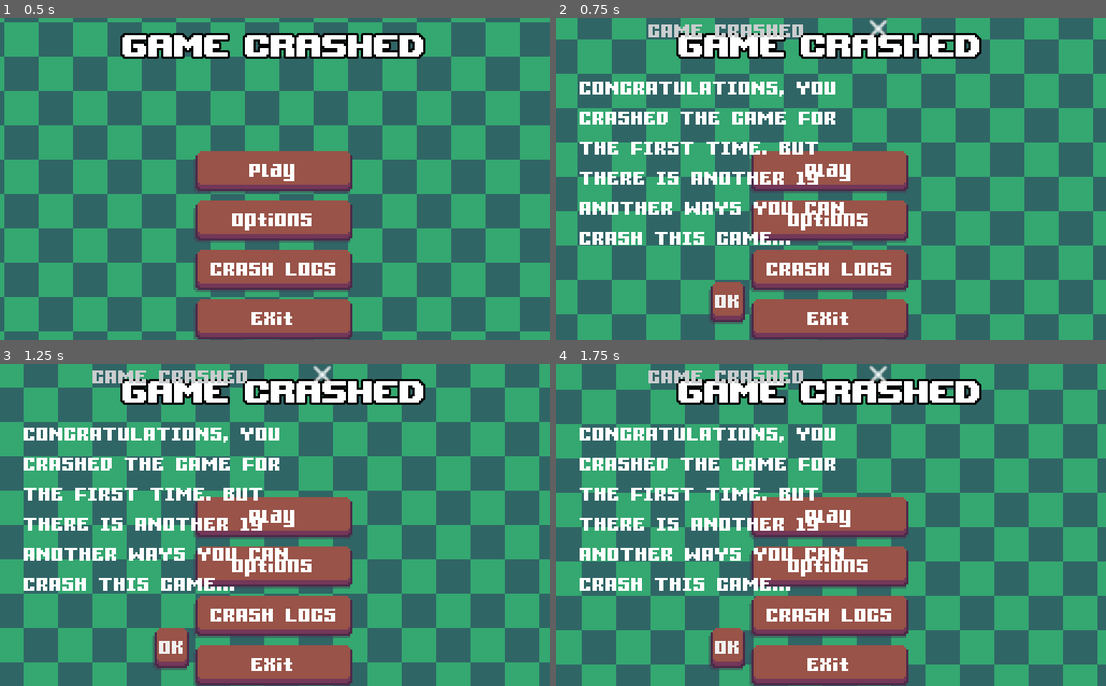
Above: before the commit, frames 1-4 (two rows, left to right).
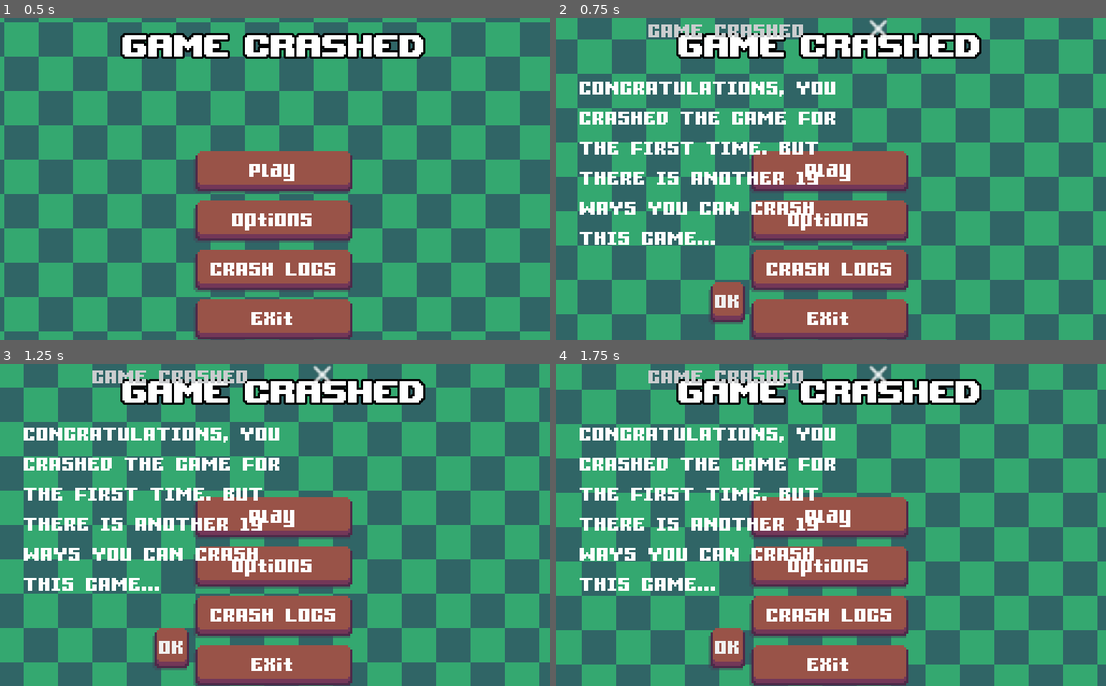
Above: after the commit, the same moments.

Repository: JosefAmbruz/Game-Crashed
Game: Godot game, scene res://src/levels/Main.tscn
Two runs of this game, one before a commit and one after it. Both use one fixed random seed, a clock stepped at 60 frames per second and the inputs below.
Inputs:
- Up to frame 1 (0.5 s): no input
- Up to frame 2 (0.75 s): click "Play" at 0.5 s
- Up to frame 3 (1.25 s): no input
- Up to frame 4 (1.75 s): click "Play" at 1.25 s

Frame 1 is identical in both runs. In frame 2, 1.8% of the frame differs, in the area x 4-53%, y 57-71%; in frame 3, 1.8%; in frame 4, 1.8%.

Commit message:
sound fx implemented etc.

Diff:
--- a/project.godot
+++ b/project.godot
@@ -23,6 +23,8 @@
 [autoload]
 
 GameCrashes="*res://src/levels/game_crashes.gd"
+SfxPlayer="*res://src/levels/SfxPlayer.tscn"
+GameCondition="*res://src/levels/global_checker.gd"
 
 [display]
 
--- a/src/levels/Main.gd
+++ b/src/levels/Main.gd
@@ -1,11 +1,5 @@
 extends "res://src/levels/level_script.gd"
 
-
-
-
-
-func _on_Play_button_up() -> void:
-	GameCrashes.instance_crash_popup("game crashed", "congratulations, you crashed the game for the first time. but there is another %s another ways you can crash this game..." % str(int(GameCrashes.crash_count) -1), "#001").popup()
 
 #####Menu Buttons#####
 func _on_Options_button_up() -> void:
@@ -16,3 +10,11 @@
 
 func _on_Exit_button_up() -> void:
 	get_tree().quit()
+
+#####Crashes#####
+func _on_Play_button_up() -> void:
+	GameCrashes.instance_crash_popup("game crashed", "congratulations, you crashed the game for the first time. but there is another %s ways you can crash this game..." % str(int(GameCrashes.crash_count) -1), "#001").popup()
+
+func _on_Crash002_mouse_entered() -> void:
+		GameCrashes.instance_crash_popup("game crashed","error, cursor out of reach", "#002").popup()
+		$Crash002.queue_free()
--- a/src/levels/Main.tscn
+++ b/src/levels/Main.tscn
@@ -17,6 +17,12 @@
 0/navigation_offset = Vector2( 0, 0 )
 0/shapes = [  ]
 0/z_index = 0
+
+[sub_resource type="RectangleShape2D" id=2]
+extents = Vector2( 144.907, 10 )
+
+[sub_resource type="RectangleShape2D" id=3]
+extents = Vector2( 10, 98.3804 )
 
 [node name="MainMenu" type="Control"]
 anchor_left = 0.5
@@ -106,7 +112,26 @@
 margin_bottom = 93.0
 theme = ExtResource( 3 )
 text = "Exit"
+
+[node name="Crash002" type="Area2D" parent="."]
+
+[node name="CollisionShape2D" type="CollisionShape2D" parent="Crash002"]
+position = Vector2( 137.732, 166.362 )
+shape = SubResource( 2 )
+
+[node name="CollisionShape2D4" type="CollisionShape2D" parent="Crash002"]
+position = Vector2( 133.864, -12.3805 )
+shape = SubResource( 2 )
+
+[node name="CollisionShape2D2" type="CollisionShape2D" parent="Crash002"]
+position = Vector2( -12.3804, 78.9253 )
+shape = SubResource( 3 )
+
+[node name="CollisionShape2D3" type="CollisionShape2D" parent="Crash002"]
+position = Vector2( 273.917, 78.1515 )
+shape = SubResource( 3 )
 [connection signal="button_up" from="UI/VBoxContainer/Buttons/Play" to="." method="_on_Play_button_up"]
 [connection signal="button_up" from="UI/VBoxContainer/Buttons/Options" to="." method="_on_Options_button_up"]
 [connection signal="button_up" from="UI/VBoxContainer/Buttons/CrashLogs" to="." method="_on_CrashLogs_button_up"]
 [connection signal="button_up" from="UI/VBoxContainer/Buttons/Exit" to="." method="_on_Exit_button_up"]
+[connection signal="mouse_entered" from="Crash002" to="." method="_on_Crash002_mouse_entered"]
--- /dev/null
+++ b/src/levels/SfxPlayer.tscn
@@ -0,0 +1,6 @@
+[gd_scene load_steps=2 format=2]
+
+[ext_resource path="res://assets/negative_2.wav" type="AudioStream" id=1]
+
+[node name="AudioStreamPlayer" type="AudioStreamPlayer"]
+stream = ExtResource( 1 )
--- a/src/levels/game_crashes.gd
+++ b/src/levels/game_crashes.gd
@@ -26,6 +26,7 @@
 
 var crash_count = len(crash_list.keys())
 
+
 func instance_crash_popup(title = "game crashed", text = "game crashed", id = "#000") -> AcceptDialog:
 	var popup = AcceptDialog.new()
 	popup.set_position(Vector2(0, 25))
@@ -35,6 +36,7 @@
 	popup.set_autowrap(true)
 	popup.set_custom_minimum_size(Vector2(160,0))
 	get_parent().add_child(popup)
+	SfxPlayer.play()
 	crash_list[id] = true
 	return popup
 
--- /dev/null
+++ b/src/levels/global_checker.gd
@@ -0,0 +1,8 @@
+extends Node
+
+var window_min = false
+
+func _process(delta: float) -> void:
+	if OS.is_window_minimized():
+		GameCrashes.instance_crash_popup("game crashed","minimized window caused the crash", "#003").popup()
+		OS.set_window_minimized(false)
Not shown, added: assets/negative_2.wav.import
Not shown: 1 places in src/levels/Main.tscn that only renumber resources
Not shown, added: assets/negative_2.wav
